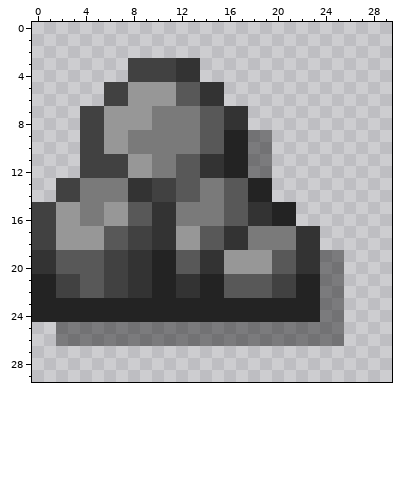
Edited in one commit: pixel-art sprite (Invasions/BuriedBarrageBiome_Icon.png). The picture above is the old version.
The file is 30x30 pixels. The old version is drawn lined up with the new one.
Now the later version:
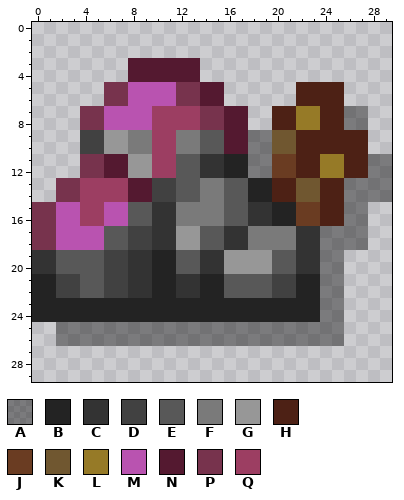
Palette (. is transparent): A #00000066  B #232323  C #333333  D #414141  E #585858  F #7a7a7a  G #979797  H #4d2115  J #6a3c22  K #705730  L #967a27  M #b953b0  N #541930  P #77334d  Q #9c3e62
The exact change:
{"change": "whole drawing moved by -2,+0 (the old picture is shown already moved)"}
{"y":3,"x":8,"old":"DDDDCC","new":"NNNNNN"}
{"y":4,"x":8,"old":"DDDDCC","new":"NNNNNN"}
{"y":5,"x":6,"old":"DDGGGGEECC","new":"PPMMMMPPNN"}
{"y":5,"x":22,"old":"....","new":"HHHH"}
{"y":6,"x":6,"old":"DDGGGGEECC","new":"PPMMMMPPNN"}
{"y":6,"x":22,"old":"....","new":"HHHH"}
{"y":7,"x":4,"old":"DDGGGGFFFFEECC","new":"PPMMMMQQQQPPNN"}
{"y":7,"x":20,"old":"........","new":"HHLLHHAA"}
{"y":8,"x":4,"old":"DDGGGGFFFFEECC","new":"PPMMMMQQQQPPNN"}
{"y":8,"x":20,"old":"........","new":"HHLLHHAA"}
{"y":9,"x":10,"old":"FF","new":"QQ"}
{"y":9,"x":16,"old":"BB","new":"NN"}
{"y":9,"x":20,"old":"........","new":"KKHHHHHH"}
{"y":10,"x":10,"old":"FF","new":"QQ"}
{"y":10,"x":16,"old":"BB","new":"NN"}
{"y":10,"x":20,"old":"........","new":"KKHHHHHH"}
{"y":11,"x":4,"old":"DDDD","new":"PPNN"}
{"y":11,"x":10,"old":"FF","new":"QQ"}
{"y":11,"x":20,"old":"..........","new":"JJHHLLHHAA"}
{"y":12,"x":4,"old":"DDDD","new":"PPNN"}
{"y":12,"x":10,"old":"FF","new":"QQ"}
{"y":12,"x":20,"old":"..........","new":"JJHHLLHHAA"}
{"y":13,"x":2,"old":"DDFFFFCC","new":"PPQQQQNN"}
{"y":13,"x":20,"old":"..........","new":"HHKKHHAAAA"}
{"y":14,"x":2,"old":"DDFFFFCC","new":"PPQQQQNN"}
{"y":14,"x":20,"old":"..........","new":"HHKKHHAAAA"}
{"y":15,"x":0,"old":"DDGGFFGG","new":"PPMMQQMM"}
{"y":15,"x":22,"old":"......","new":"JJHHAA"}
{"y":16,"x":0,"old":"DDGGFFGG","new":"PPMMQQMM"}
{"y":16,"x":22,"old":"......","new":"JJHHAA"}
{"y":17,"x":0,"old":"DDGGGG","new":"PPMMMM"}
{"y":17,"x":24,"old":"....","new":"AAAA"}
{"y":18,"x":0,"old":"DDGGGG","new":"PPMMMM"}
{"y":18,"x":24,"old":"....","new":"AAAA"}
